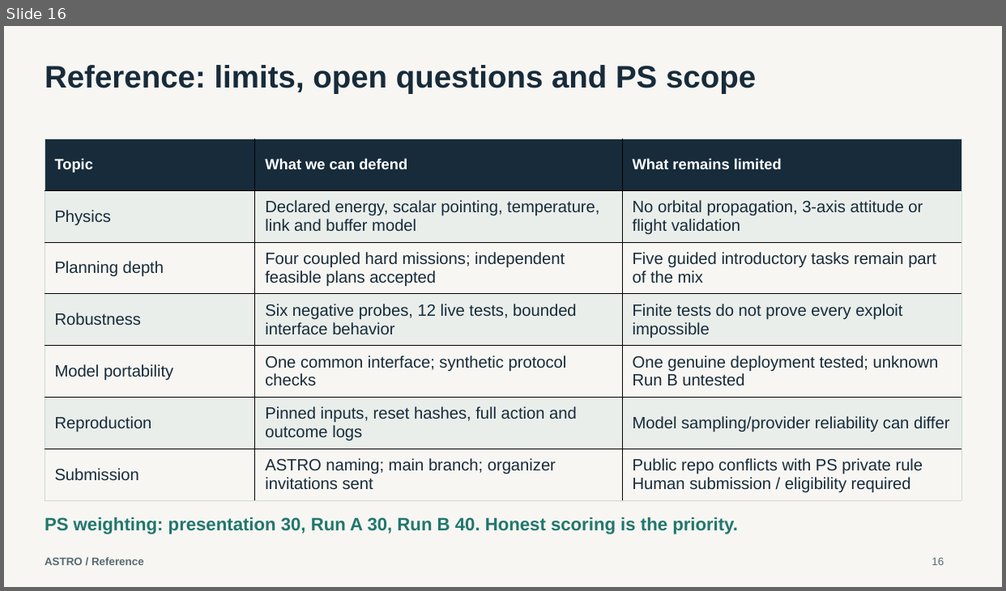
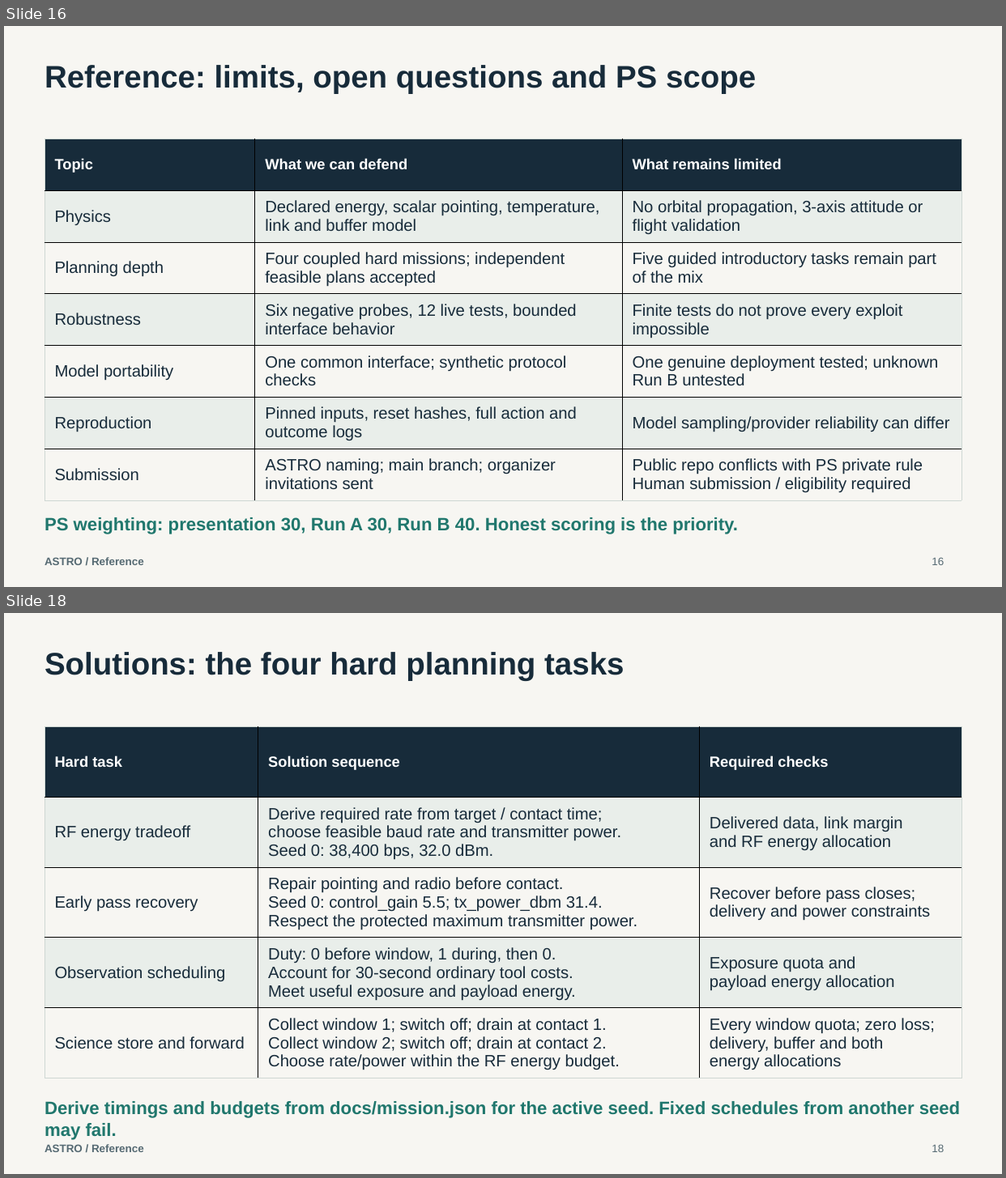
Before and after one commit to devesh3001/ASTRO, a slide deck: submission_bundle/defense-deck.pptx. Shown one above the other, each under a label of ours: slide 16 before the commit, slides 16 and 18 after it; the slides between them are not shown. The pictures are 1006x591 and 1006x1178 pixels, drawn with LibreOffice and Linux fonts; fonts in the diff are those of the drawing. Boxes give left, top, right and bottom in pixels: in the first picture for what was removed or moved away, otherwise in the second. Text is boxed around its words. In the diff, an @@ line names an element or a change of style, - is before the commit and + after.

Commit message:
Add reference solutions for all nine satellite tasks

```diff
--- a/submission_bundle/defense-deck.pptx
+++ b/submission_bundle/defense-deck.pptx
@@ slide 18 added at [4,613,1002,1174], background #F7F6F2 @@
@@ text added at [44,652,624,681], 30 pt, text #172B3A, bold @@
+Solutions: the four hard planning tasks
@@ table added at [44,726,961,1079], 5 rows, 3 columns @@
+Hard task | Solution sequence | Required checks
+RF energy tradeoff | Derive required rate from target / contact time; / choose feasible baud rate and transmitter power. / Seed 0: 38,400 bps, 32.0 dBm. | Delivered data, link margin / and RF energy allocation
+Early pass recovery | Repair pointing and radio before contact. / Seed 0: control_gain 5.5; tx_power_dbm 31.4. / Respect the protected maximum transmitter power. | Recover before pass closes; / delivery and power constraints
+Observation scheduling | Duty: 0 before window, 1 during, then 0. / Account for 30-second ordinary tool costs. / Meet useful exposure and payload energy. | Exposure quota and / payload energy allocation
+Science store and forward | Collect window 1; switch off; drain at contact 1. / Collect window 2; switch off; drain at contact 2. / Choose rate/power within the RF energy budget. | Every window quota; zero loss; / delivery, buffer and both / energy allocations
@@ text added at [44,1101,960,1140], 17.2 pt, text #20776D, bold @@
+Derive timings and budgets from docs/mission.json for the active seed. Fixed schedules from another seed may fail.
@@ text added at [44,1144,144,1152], 10.5 pt, text #566A73, bold @@
+ASTRO / Reference
@@ text added at [931,1144,944,1152], 10.5 pt, text #566A73 @@
+18
```
Also in this commit, not shown: 1 slide changed, 1 other slide added, 5 other files.
